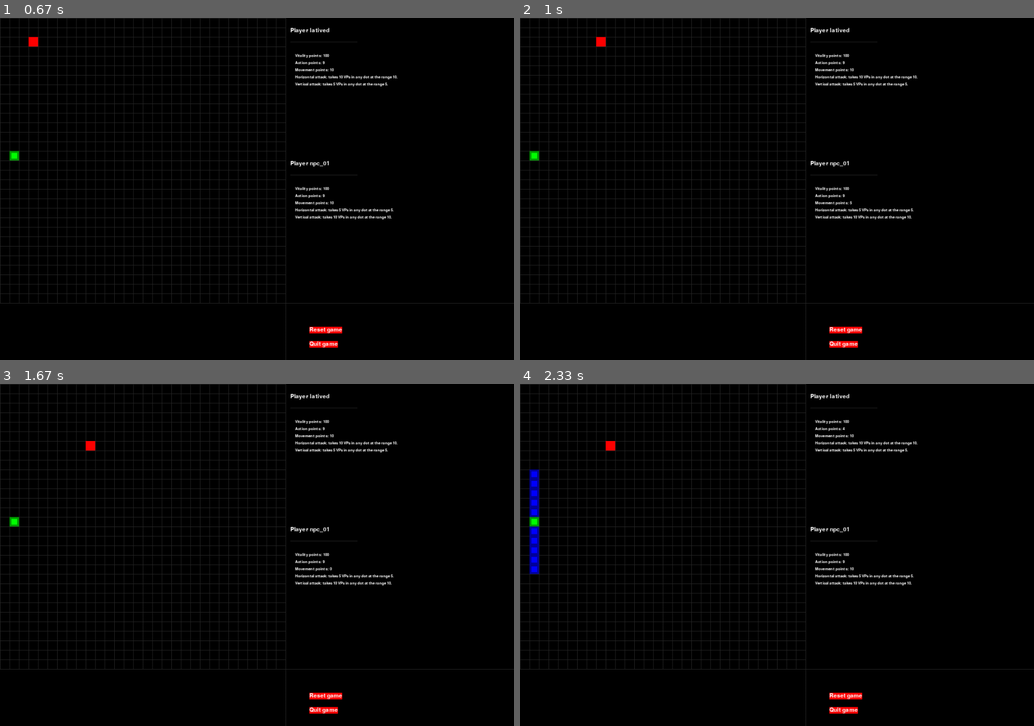
Above: before the commit, frames 1-4 (two rows, left to right).
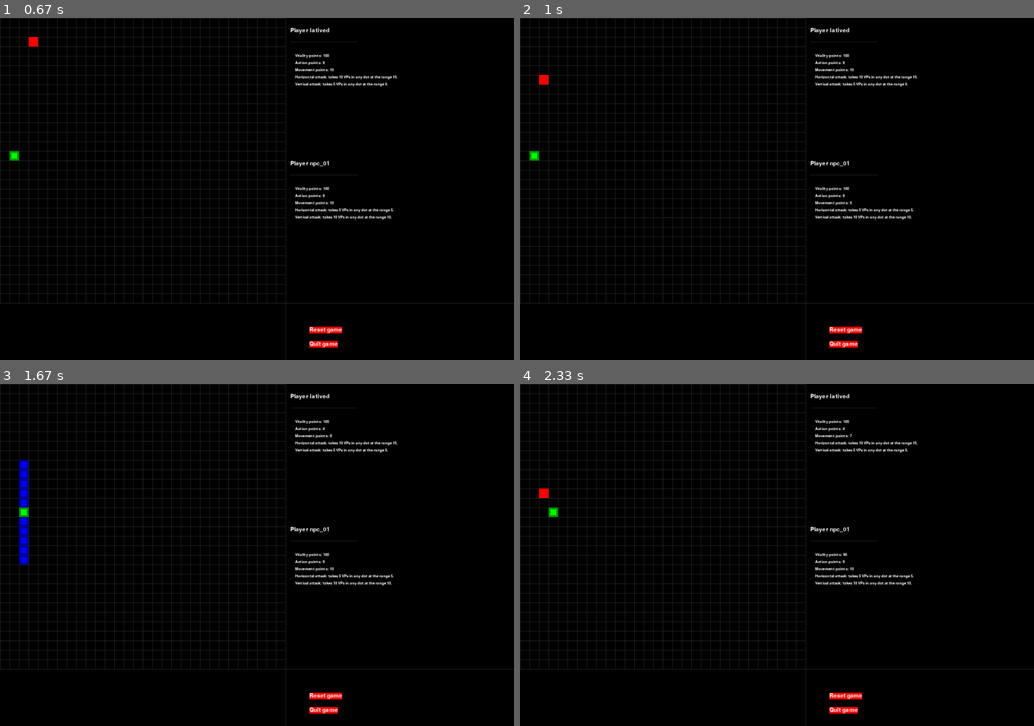
Above: after the commit, the same moments.

Repository: latived/ia2-p1
Game: pygame game, started from game.py
Same seed, same stepped clock (60 frames per second), same inputs: the game is played once before the commit and once after it.
Inputs:
- Up to frame 1 (0.67 s): tap Enter at 0.33 s
- Up to frame 2 (1 s): tap P at 0.67 s
- Up to frame 3 (1.67 s): hold Right 1-1.47 s; hold Up from 1.5 s (still down); tap V at 1.65 s
- Up to frame 4 (2.33 s): release Up at 1.8 s; hold Right 1.83-2.3 s

Frame 1 is identical in both runs. In frame 2, 0.1% of the frame differs, in the area x 3-17%, y 5-20%; in frame 3, 0.7%; in frame 4, 0.8%, in the area x 1-65%, y 14-56%.

Commit message:
Added mutation operator; other few modifications too.

Diff:
--- a/ga.py
+++ b/ga.py
@@ -8,7 +8,7 @@
 import config
 
 POPULATION_LIMT = 100
-EPOCH_LIMIT = 5
+EPOCH_LIMIT = 50
 
 def npcGaActions(dotPlayer, dotNpc):
     """
@@ -87,16 +87,22 @@
     dotDirectionList = []
     population = []
 
+    progressOfIndividuals = []
+
     while epoch <= EPOCH_LIMIT:
         epoch += 1
         # npcNewCoords is dict like Player position attribute
 
-        npcNewCoords, population = findNewCoords(dotPlayer, dotNpc, population)
+        fitness, npcNewCoords, population = findNewCoords(dotPlayer, dotNpc, population)
+
+        progressOfIndividuals.append((epoch, fitness, npcNewCoords, len(population)))
 
         # Here we need to transform npcNewCoords to a list of actions (moves, attack and/or turn over)
         # I think we will need to use python generator
         # But for now we don't. Just return a list with directions. A list as stack, remember. First moves at the top.
         dotDirectionList = transformCoordsToMoveDirections(dotNpc.position, npcNewCoords)
+
+    print(progressOfIndividuals)
 
     return dotDirectionList
 
@@ -156,27 +162,43 @@
     # Necessary?
     population = sorted(population, key=lambda tup: tup[0])
 
-    retCheck, (fitness, individual) = checkForOptimalIndividual(population, dotPlayer, dotNpc)
+    retCheck, (fitness, individual) = checkForOptimalIndividual(population[:len(population)//2], dotPlayer, dotNpc)
 
     if retCheck:
-        # TODO: compute how much MPs has been expended. Really necessary?
-        print(fitness)
-        return individual, onlyCoordinates(population)
+        return fitness, individual, onlyCoordinates(population)
 
     # Now population is a list of individuals only
-    population = performCrossover(population)
+    population = performCrossover(population[:len(population)//2])
 
     population = removeMonstersIfAny(population, dotPlayerCoords, dotNpcCoords, dotNpcMP)
 
-    # population = performMutation(population)
-    # retCheck, (fitness, individual) = checkForOptimalIndividual(population, dotPlayer, dotNpc)
+    population = performMutation(population)
+
+    population = removeMonstersIfAny(population, dotPlayerCoords, dotNpcCoords, dotNpcMP)
+
+    # Necessary, obviously, unless you want to evaluate no fitness.
+    population = computeIndividualsFitness(population, dotPlayerCoords, cutInHalf=False)
+    # As of now, population is a list of tuple (fitness, coords)
+    retCheck, (fitness, individual) = checkForOptimalIndividual(population[:len(population)//2], dotPlayer, dotNpc)
 
     if retCheck:
-        print(fitness, individual)
-        return individual, population
-
-    return population[0][1], []
+        return fitness, individual, onlyCoordinates(population)
+
+    bestForThisEpochFitness, bestForThisEpochCoords  = population[0]
+
+    return  bestForThisEpochFitness, bestForThisEpochCoords, population
     # first individual, its coords; population
+
+
+def performMutation(population):  # population is a list of coords
+
+    for individual in population:
+        coin = random.choice([True, False])
+        if coin:
+            anotherCoin, coinLimit = random.choice([('x', config.CELL_WIDTH), ('y', config.CELL_HEIGHT)])  # one of the coordinates must be mutated
+            individual[anotherCoin] = random.randint(0, coinLimit - 1)
+
+    return population
 
 
 def performCrossover(population):
@@ -209,7 +231,7 @@
     return False, None
 
 
-def computeIndividualsFitness(population, dotPlayerCoords):
+def computeIndividualsFitness(population, dotPlayerCoords, cutInHalf=True):
 
     px = dotPlayerCoords['x']
     py = dotPlayerCoords['y']
@@ -225,7 +247,9 @@
     # 2nd step
     populationRanked = sorted(populationRanked, key=lambda tup: tup[0])
     sizePopRank = len(populationRanked)
-    population = populationRanked[:sizePopRank//2].copy()
+
+    population = populationRanked.copy()
+
     populationRanked = []
 
     for (fitness, individual) in population:
